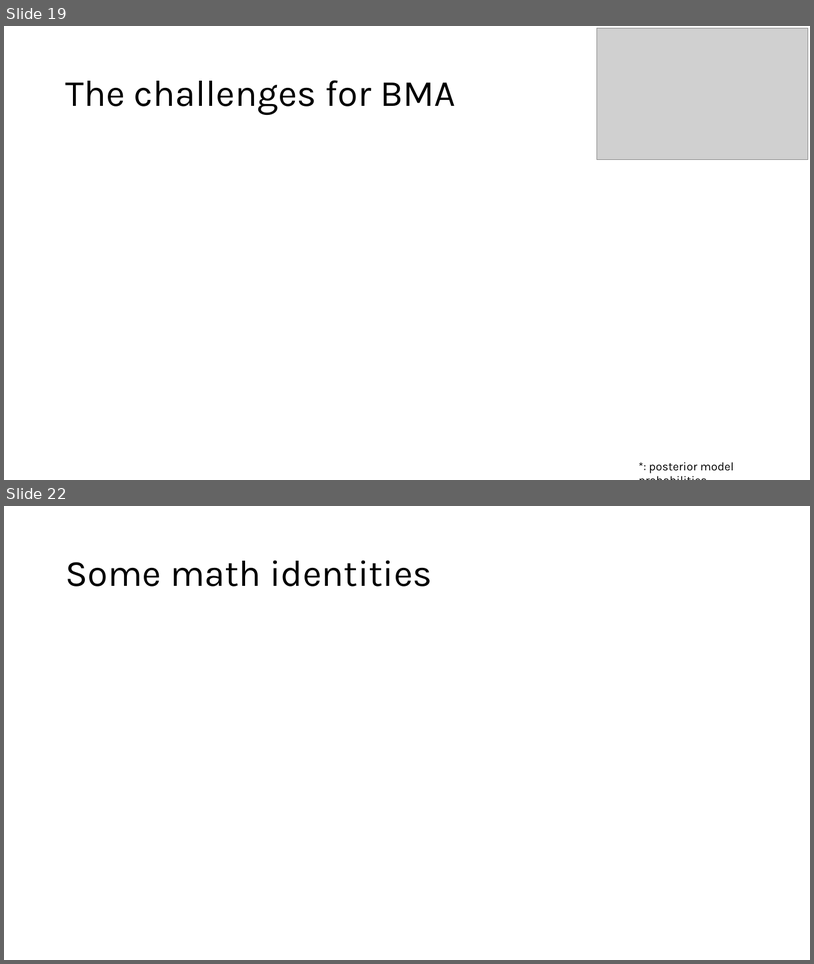
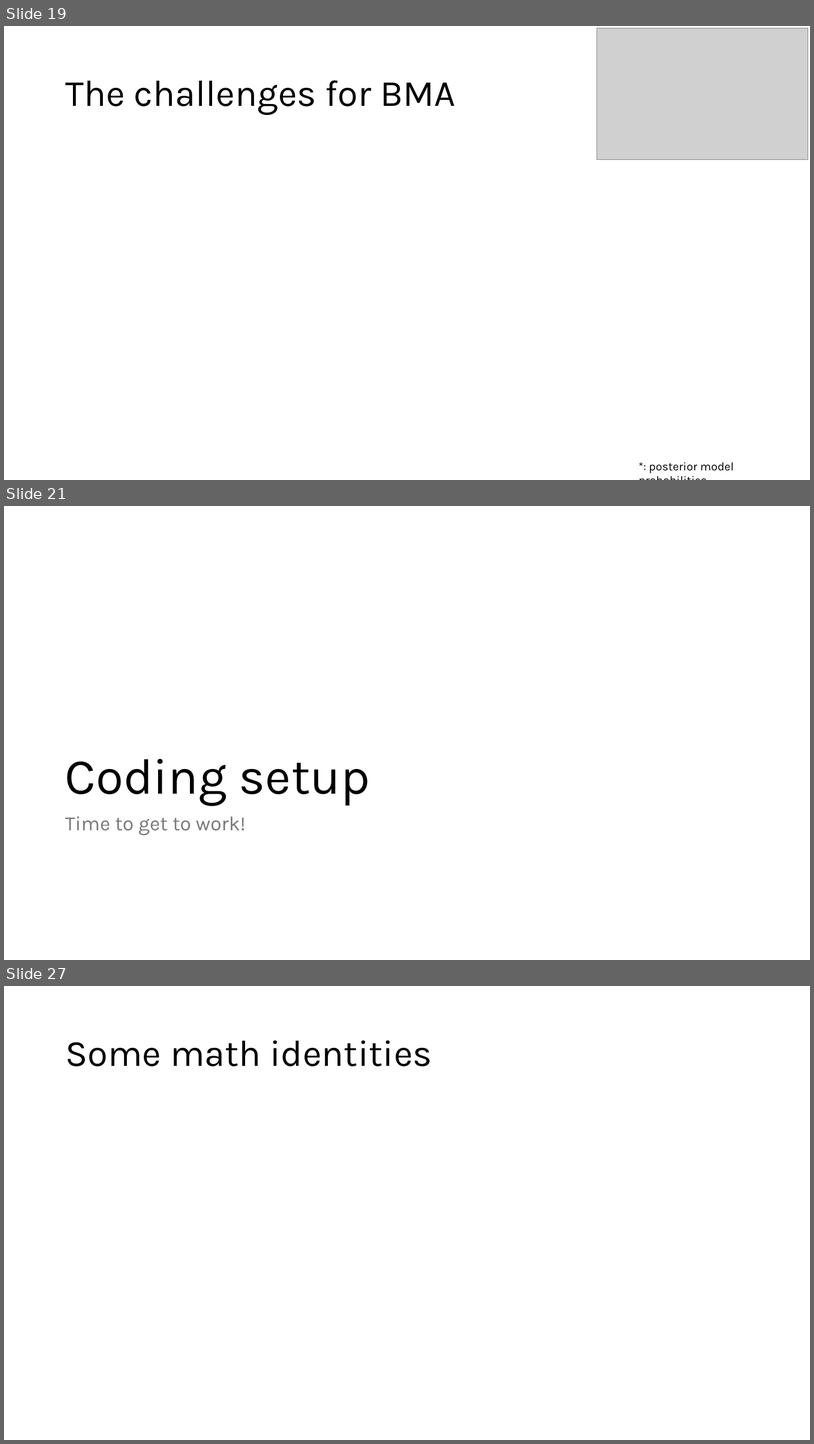
Before and after one commit to UncertaintyInComplexSystems/BMA_Workshop, a slide deck: BMA workshop intro lecture.pptx. Shown one above the other, each under a label of ours: slides 19 and 22 before the commit, slides 19, 21 and 27 after it; the slides between them are not shown. The pictures are 814x964 and 814x1444 pixels, drawn with LibreOffice and Linux fonts; fonts in the diff are those of the drawing; grey boxes stand for pictures. Boxes give left, top, right and bottom in pixels: in the first picture for what was removed or moved away, otherwise in the second. Text is boxed around its words. In the diff, an @@ line names an element or a change of style, - is before the commit and + after.

```diff
--- a/BMA workshop intro lecture.pptx
+++ b/BMA workshop intro lecture.pptx
@@ slide 21 added at (x1=4, y1=506, x2=810, y2=960), background #FFFFFF @@
@@ title added at (x1=65, y1=759, x2=371, y2=805), 60 pt, text #000000 @@
+Coding setup
@@ text added at (x1=65, y1=816, x2=246, y2=835), 24 pt, text #797979 @@
+Time to get to work!
@@ what was slide 22 is now slide 27 @@
```
Also in this commit, not shown: 1 slide changed, 5 other slides added, 1 slide removed.
